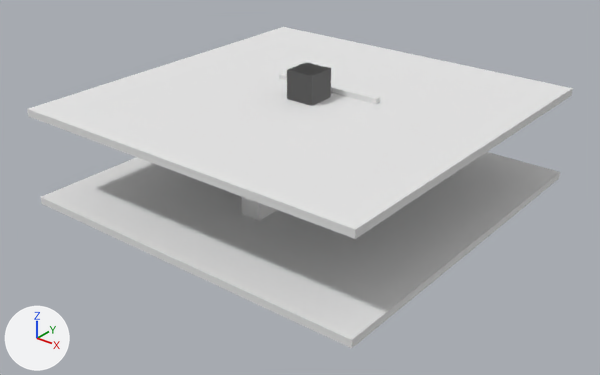
The Blender file ressources/42_run_world.blend, before and after one commit.
Camera for both pictures: a camera (50 mm lens) standing at (62.6, -80.1, 48.9) and looking at (0.5, -2.5, 0.8). Lighting does not change. The marker at lower left points along +X, +Y and +Z.

The first picture shows 'CeilingBlock', 'FloorBlock', 'ObstacleWall_2'.
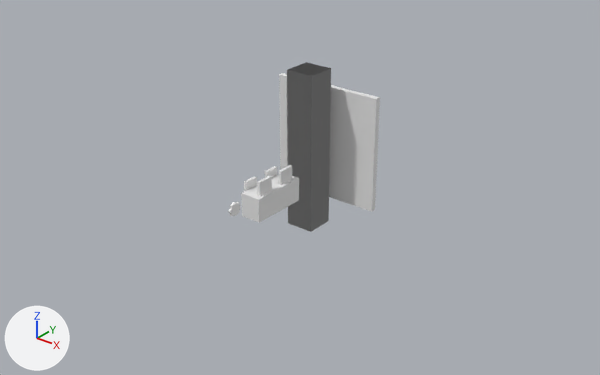
Scene script edits in JSON lines:
```json
{"op": "add", "block": "me_cube_008", "code": ["me_cube_008 = bpy.data.meshes.new('Cube.008')", "me_cube_008.from_pydata(...)  # 34 vertices, 64 faces; spans x -0.17..0.17, y -0.94..0.94, z -0.93..0.93"]}
{"op": "add", "block": "ob_floorblock", "code": "ob_floorblock.hide_viewport = True"}
{"op": "add", "block": "ob_ceilingblock", "code": "ob_ceilingblock.hide_viewport = True"}
{"op": "add", "block": "ob_cube", "code": ["ob_cube = bpy.data.objects.new('Cube', me_cube_008)", "ob_cube.location = (-0.03, -14.56, 2.32)"]}
```

Where the change shows, as pixel boxes (x1, y1, x2, y2) in the pictures (600 x 375 px):
```json
{"object": "CeilingBlock", "change": "hidden", "before": [27, 27, 573, 239]}
{"object": "FloorBlock", "change": "hidden", "before": [41, 152, 560, 348]}
{"object": "Cube", "change": "added", "after": [228, 202, 241, 216]}
{"object": "ObstacleWall_2", "change": "unchanged, uncovered by the edit", "before": [287, 62, 331, 106], "after": [287, 62, 331, 232]}
{"object": "BasicWall", "change": "unchanged, uncovered by the edit", "before": [279, 73, 380, 104], "after": [279, 73, 380, 212]}
{"object": "Table_1", "change": "unchanged, uncovered by the edit", "before": [241, 196, 277, 221], "after": [241, 165, 299, 222]}
```
